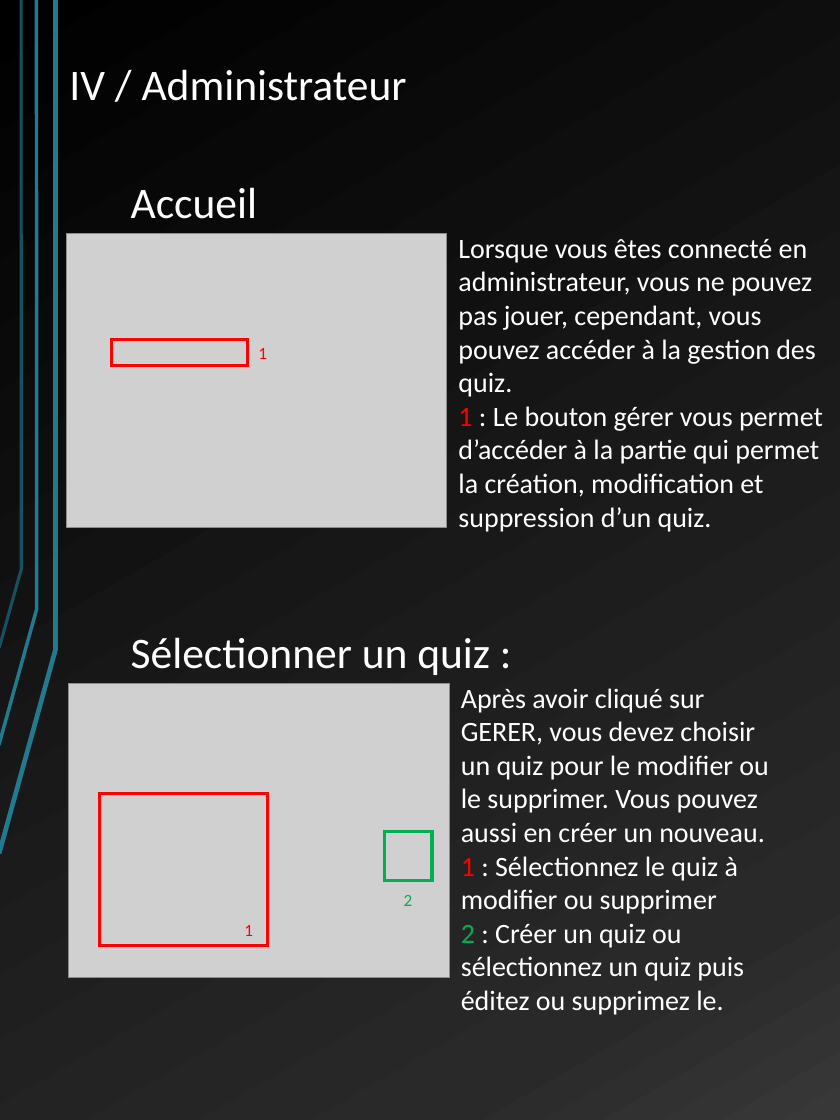
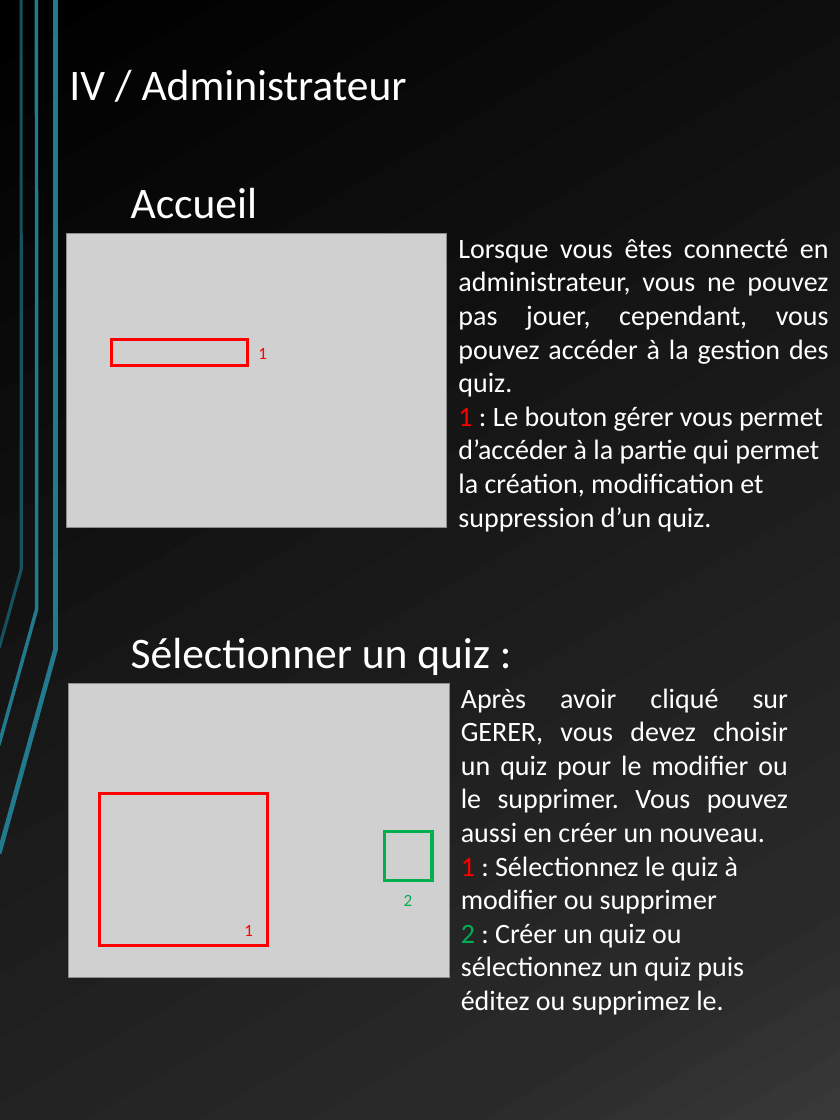
Before and after one commit to LordAlbas/warquiz, a slide deck: slide 9 of Docs/manuel utilisateur WQ.pptx (slide 7 before the commit). Drawn at 840x1120 pixels with LibreOffice and Linux fonts; fonts in the diff are those of the drawing; grey boxes stand for pictures. Boxes give left, top, right and bottom in pixels: in the first picture for what was removed or moved away, otherwise in the second. Text is boxed around its words. In the diff, an @@ line names an element or a change of style, - is before the commit and + after.

```diff
--- a/Docs/manuel utilisateur WQ.pptx
+++ b/Docs/manuel utilisateur WQ.pptx
@@ text at (458, 239, 829, 397): alignment left to justified @@
@@ text at (461, 688, 788, 842): alignment left to justified @@
```
Also in this commit, not shown: 7 other slides changed, 3 slides added, 3 other files.
